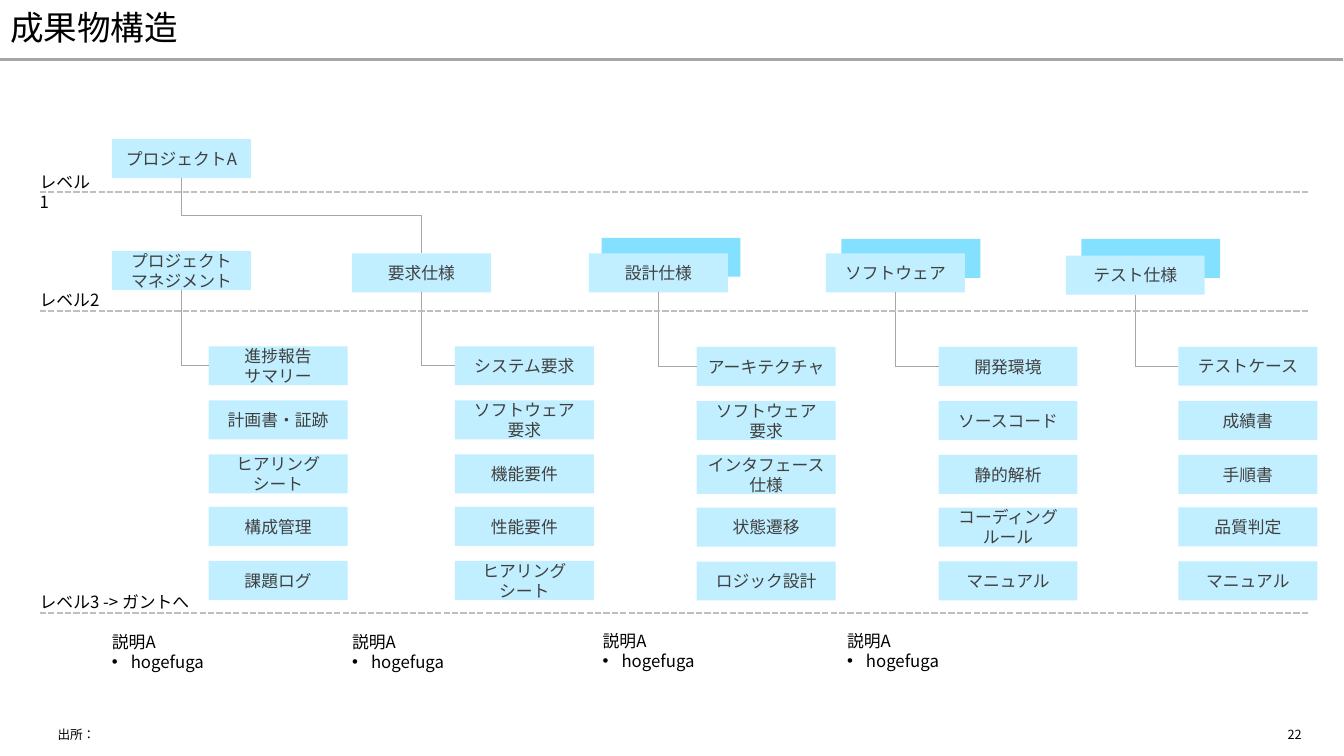
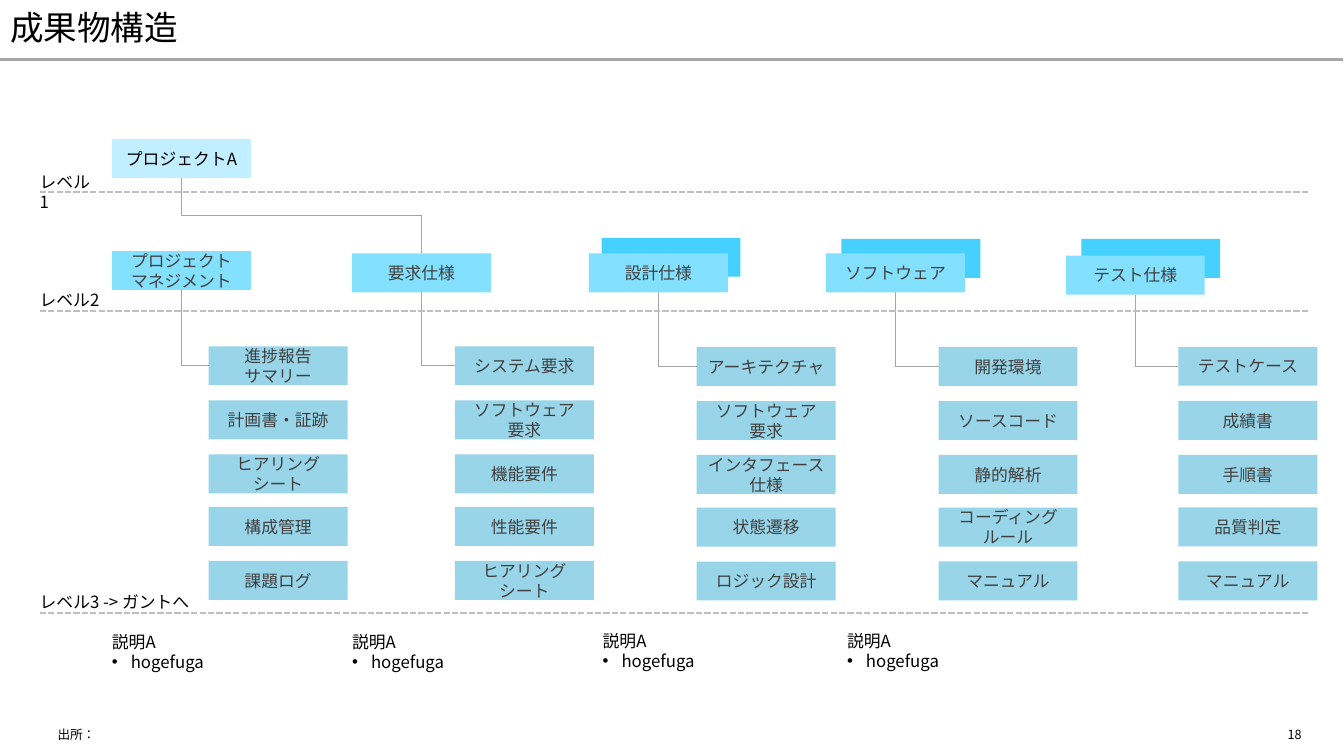
Before and after one commit to yuzucha16/dotfiles, a slide deck: slide 18 of office/Blank.potx (slide 22 before the commit). Drawn at 1344x756 pixels with LibreOffice and Linux fonts; fonts in the diff are those of the drawing. Boxes give left, top, right and bottom in pixels: in the first picture for what was removed or moved away, otherwise in the second. Text is boxed around its words. In the diff, an @@ line names an element or a change of style, - is before the commit and + after.

```diff
--- a/office/Blank.potx
+++ b/office/Blank.potx
@@ rectangle "プロジェクトA" at [112, 139, 251, 178]: text colour #404040 to #000000 @@
@@ fill #83E0FF to #45D0FF in 3 elements at [1082, 239, 1221, 278], [602, 238, 741, 277], [842, 239, 981, 278] @@
@@ fill #C1F0FF to #83E0FF in 5 elements at [112, 251, 251, 290], [352, 253, 491, 292], [589, 253, 728, 292], [826, 253, 965, 292], [1066, 256, 1205, 295] @@
@@ fill #C1F0FF to #0096C8 at 40% opacity in 25 elements at [209, 347, 348, 386], [209, 400, 348, 440], [209, 455, 348, 494], [455, 347, 594, 386], [455, 400, 594, 440], [455, 455, 594, 494], [697, 347, 836, 386], [697, 401, 836, 441], [697, 455, 836, 494], [939, 347, 1078, 386], [939, 401, 1078, 441], [939, 455, 1078, 494], [1179, 347, 1318, 386], [1179, 401, 1318, 441], [1179, 455, 1318, 494], [209, 507, 348, 546], [209, 561, 348, 600], [455, 507, 594, 546], [455, 561, 594, 600], [697, 508, 836, 547], [697, 562, 836, 601], [939, 508, 1078, 547], [939, 562, 1078, 601], [1179, 508, 1318, 547], [1179, 562, 1318, 601] @@
@@ page number at [1288, 729, 1302, 739]: text changed @@
-22
+18
```
Also in this commit, not shown: 16 other slides changed, 2 slides added, 6 slides removed.
